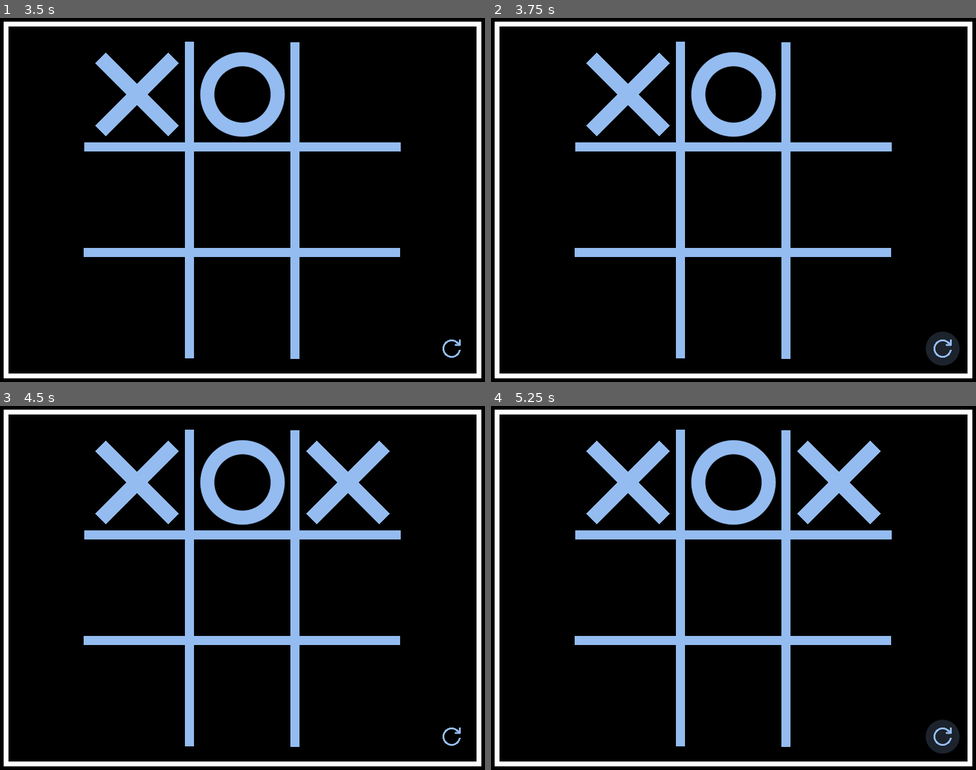
Above: before the commit, frames 1-4 (two rows, left to right).
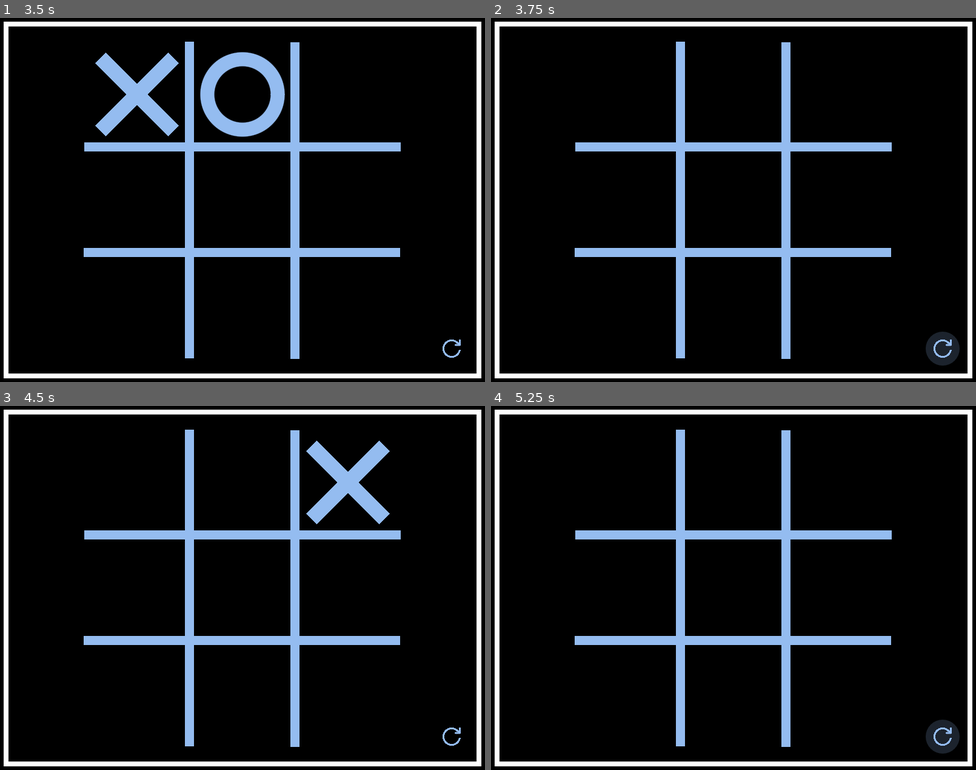
Above: after the commit, the same moments.

Repository: joshuafolkken/tic-tac-toe
Game: Godot game, scene res://scenes/main.tscn
Two runs of this game, one before a commit and one after it. Both use one fixed random seed, a clock stepped at 60 frames per second and the inputs below.
Inputs (mouse positions are in pixels of both pictures, inside the frame that each line leads up to):
- Up to frame 1 (3.5 s): click (451, 349) at 0.52 s; click (451, 349) at 1.27 s; click (135, 94) at 2.02 s; click (242, 94) at 2.77 s
- Up to frame 2 (3.75 s): click (942, 349) at 3.52 s
- Up to frame 3 (4.5 s): click (349, 482) at 4.27 s
- Up to frame 4 (5.25 s): click (942, 737) at 5.02 s

Frame 1 is identical in both runs. In frame 2, 3.5% of the frame differs, in the area x 19-59%, y 9-33%; in frame 3, 3.5%; in frame 4, 5.1%, in the area x 19-81%, y 9-33%.

Commit message:
Reset #46

Diff:
--- a/scenes/main.tscn
+++ b/scenes/main.tscn
@@ -20,7 +20,7 @@
 [node name="Cells" parent="." instance=ExtResource("4_yfwbp")]
 position = Vector2(226, 126)
 
-[node name="Button" type="Button" parent="."]
+[node name="ResetButton" type="Button" parent="."]
 offset_left = 717.0
 offset_top = 517.0
 offset_right = 773.0
--- a/src/main.gd
+++ b/src/main.gd
@@ -9,6 +9,7 @@
 var current_player_id := 0
 
 @onready var cells := $Cells
+@onready var reset_button := $ResetButton
 
 
 func update_board(row: int, col: int, player_id: int) -> void:
@@ -37,8 +38,20 @@
 	# print(board)
 
 
+func _on_reset_button_pressed():
+	reset_board()
+
+	for cell_line: CellLine in cells.get_children():
+		for cell_button_2d: CellButton2D in cell_line.get_children():
+			cell_button_2d.update_status(0)
+
+	current_player_id = 0
+
+
 # Called when the node enters the scene tree for the first time.
 func _ready() -> void:
+	reset_button.pressed.connect(_on_reset_button_pressed)
+
 	for cell_line: CellLine in cells.get_children():
 		for cell_button_2d: CellButton2D in cell_line.get_children():
 			cell_button_2d.button_clicked.connect(_on_button_clicked.bind(cell_button_2d))
